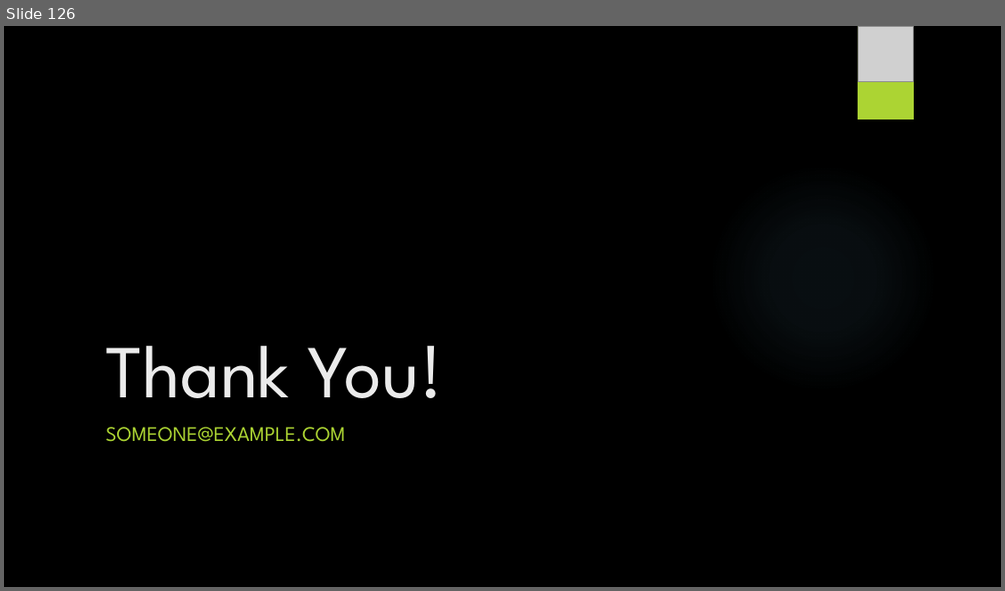
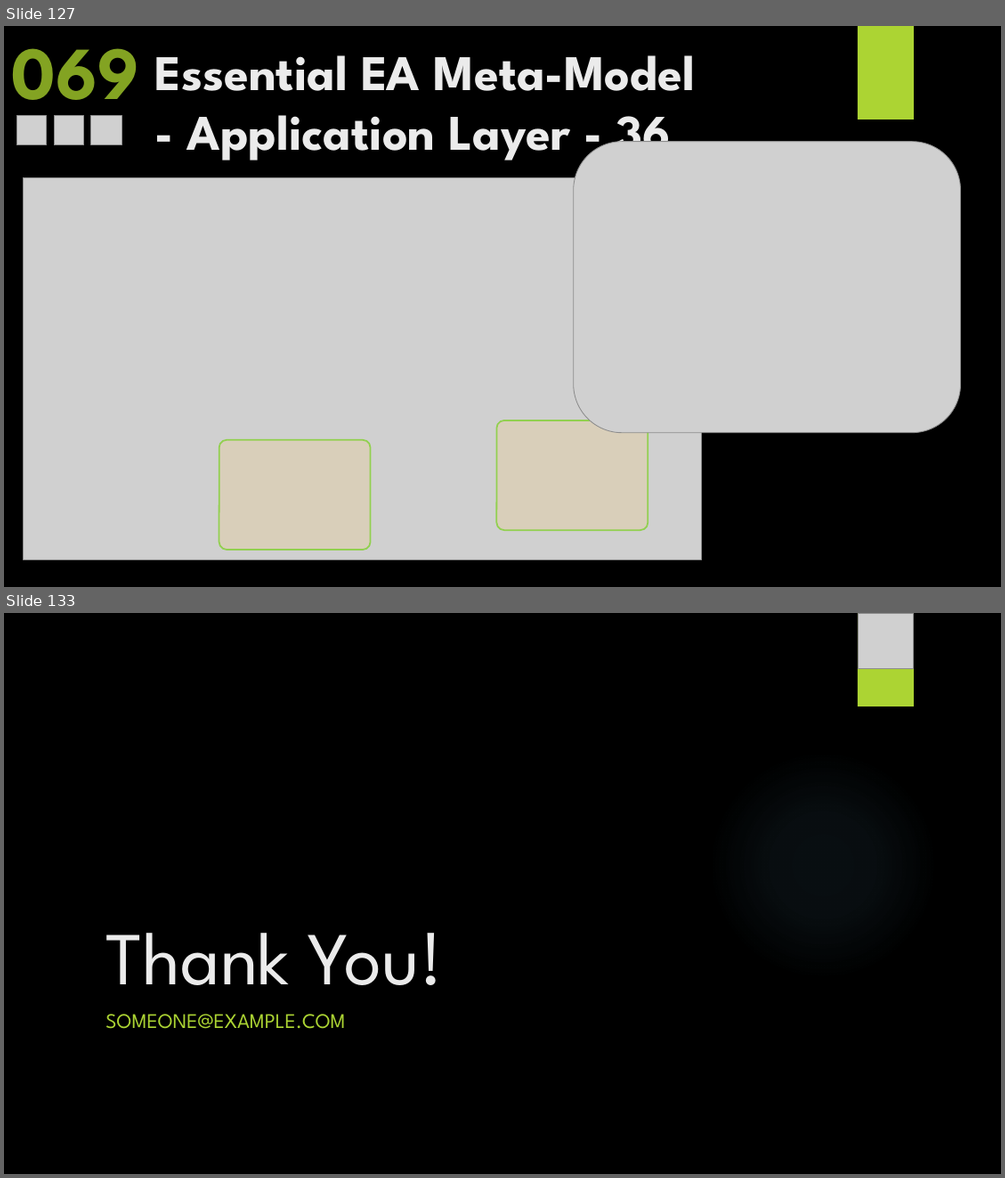
Before and after one commit to yasenstar/EA_MetaModel, a slide deck: Master_EAS_Meta-Model.pptx. Shown one above the other, each under a label of ours: slide 126 before the commit, slides 127 and 133 after it; the slides between them are not shown. The pictures are 1005x591 and 1005x1178 pixels, drawn with LibreOffice and Linux fonts; fonts in the diff are those of the drawing; grey boxes stand for pictures; background and template pictures are left out. Boxes give left, top, right and bottom in pixels: in the first picture for what was removed or moved away, otherwise in the second. Text is boxed around its words. In the diff, an @@ line names an element or a change of style, - is before the commit and + after.

```diff
--- a/Master_EAS_Meta-Model.pptx
+++ b/Master_EAS_Meta-Model.pptx
@@ slide 127 added at <box>4,26,1001,587</box>, background picture (left out) @@
@@ text added at <box>11,48,139,121</box>, 72 pt, text #83A322, bold @@
+069
@@ rectangle added at <box>858,26,914,119</box>, fill #ACD433 @@
@@ title added at <box>155,55,695,160</box>, 48 pt, text #EBEBEB, bold @@
+Essential EA Meta-Model
+- Application Layer - 36
@@ picture added at <box>16,116,47,145</box> @@
@@ picture added at <box>54,116,84,145</box> @@
@@ picture added at <box>91,116,122,145</box> @@
@@ picture added at <box>574,141,961,432</box> @@
@@ picture added at <box>24,178,702,560</box> @@
@@ rounded rectangle added at <box>497,420,647,530</box>, fill #FFCC66 at 20% opacity, outline #92D050 1.5 pt @@
@@ rounded rectangle added at <box>219,440,371,549</box>, fill #FFCC66 at 20% opacity, outline #92D050 1.5 pt @@
@@ what was slide 126 is now slide 133 @@
```
Also in this commit, not shown: 5 slides changed, 6 other slides added.
